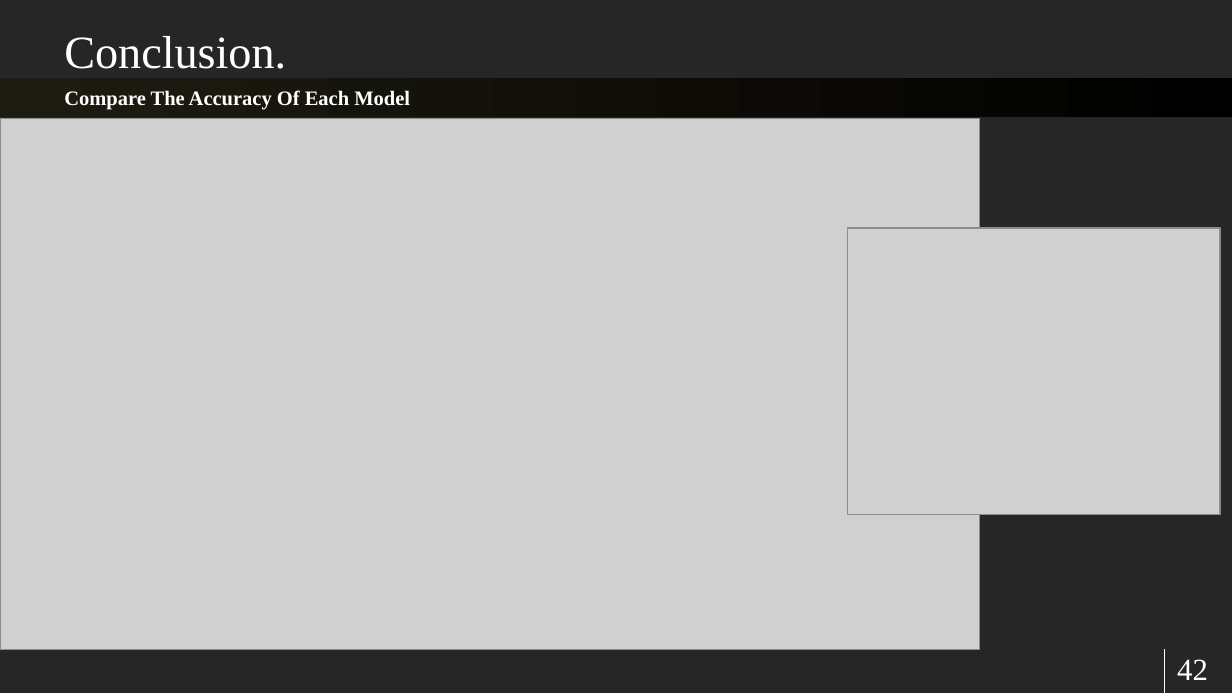
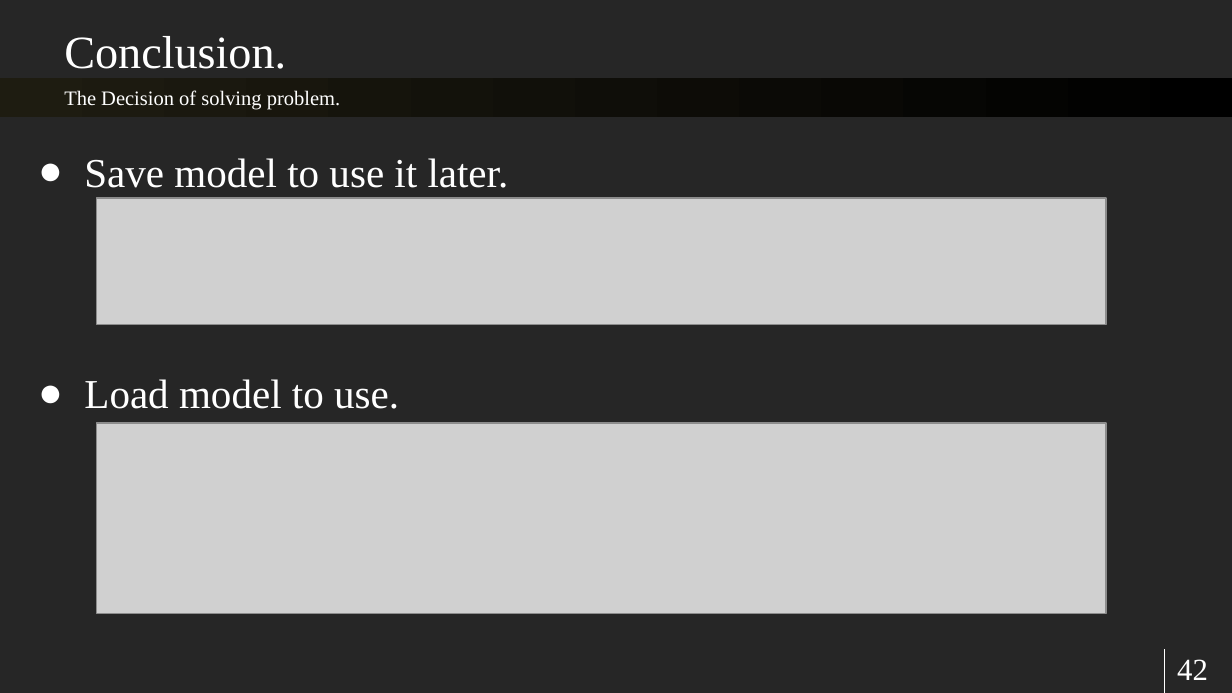
Before and after one commit to sherifRoshdy/Machine-learning-project, a slide deck: slide 42 of Presentation/final ml.pptx. Drawn at 1232x693 pixels with LibreOffice and Linux fonts; fonts in the diff are those of the drawing; grey boxes stand for pictures. Boxes give left, top, right and bottom in pixels: in the first picture for what was removed or moved away, otherwise in the second. Text is boxed around its words. In the diff, an @@ line names an element or a change of style, - is before the commit and + after.

```diff
--- a/Presentation/final ml.pptx
+++ b/Presentation/final ml.pptx
@@ text at [64,90,340,110]: text changed; bold off @@
-Compare The Accuracy Of Each Model
+The Decision of solving problem.
@@ text added at [84,158,509,409], 24 pt, text #FFFFFF @@
+● Save model to use it later.
+● Load model to use.
@@ picture: place and size @@
-picture at [0,118,979,649]
+picture at [96,198,1105,325]
@@ picture removed at [848,228,1220,515] @@
@@ picture added at [96,423,1105,612] @@
```
Also in this commit, not shown: 15 other slides changed, 2 slides added, 2 slides removed, 1 other file.
